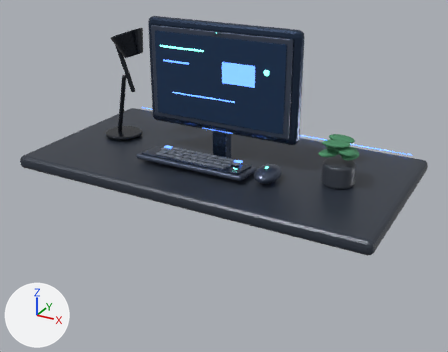
Renders of the Blender file public/models/hero-workstation.blend from each side of a commit.
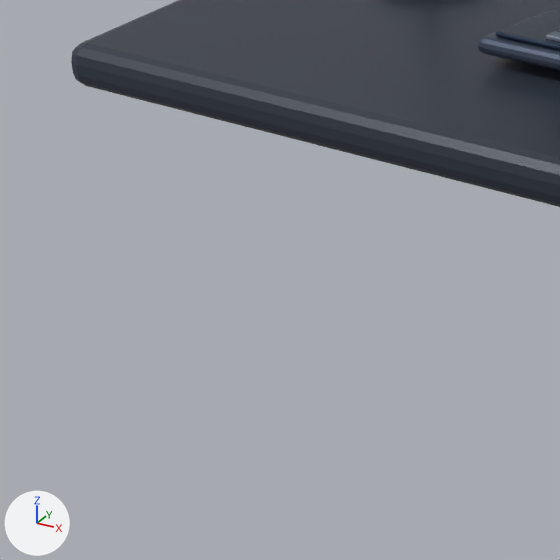
The first picture shows the older version from a camera (50 mm lens) standing at (6.74, -12.16, 5.78) and looking at (0.18, -0.23, -0.19). The close-ups show the older and then the newer version on the part from 0% to 36% of the width and 41% to 86% of the height of that picture. Only the edits that show in the close-ups are written down. The axes (+X, +Y, +Z) are drawn at lower left. The lights are the same throughout.

In view in the first close-up: 'Desk', 'Keyboard base', 'Keyboard top plate' and 1 more.
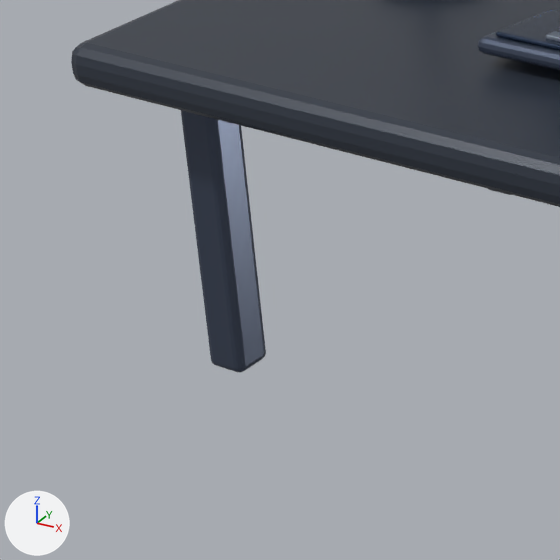
What differs and where, as boxes [x1, y1, x2, y2] in the close-ups (560 x 560 px):
'Desk leg.001', added (dark blue): after [181, 110, 266, 372]

Diff of the bpy script that builds the scene:
```diff
--- a/public/models/hero-workstation.blend.py
+++ b/public/models/hero-workstation.blend.py
@@ me_cubo_002_1 @@
+me_cubo_002_1.from_pydata(...)  # a box spanning x -0.16..0.16, y -1.22..1.22, z -0.16..0.16
+me_cubo_002_1.materials.append(mat_edge_graphite)  # dark blue #4b5569
@@ ob_desk_leg_001 @@
+ob_desk_leg_001 = bpy.data.objects.new('Desk leg.001', me_cubo_002_1)
+ob_desk_leg_001.location = (-3.65, -1.72, -1.22)
+ob_desk_leg_001.rotation_euler = (1.571, 0.0, 0.0)  # degrees (90, 0, 0)
+_m = ob_desk_leg_001.modifiers.new('Soft edges', 'BEVEL')
+_m.width = 0.06
+_m.width_pct = 0.06
+_m.segments = 3
```
